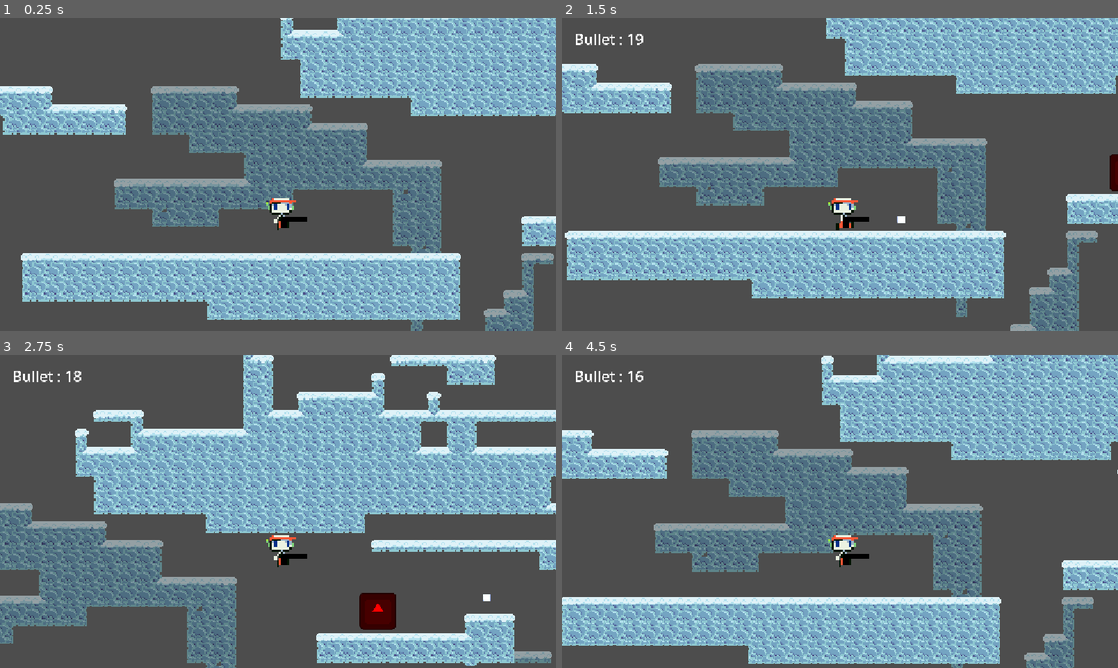
Above: before the commit, frames 1-4 (two rows, left to right).
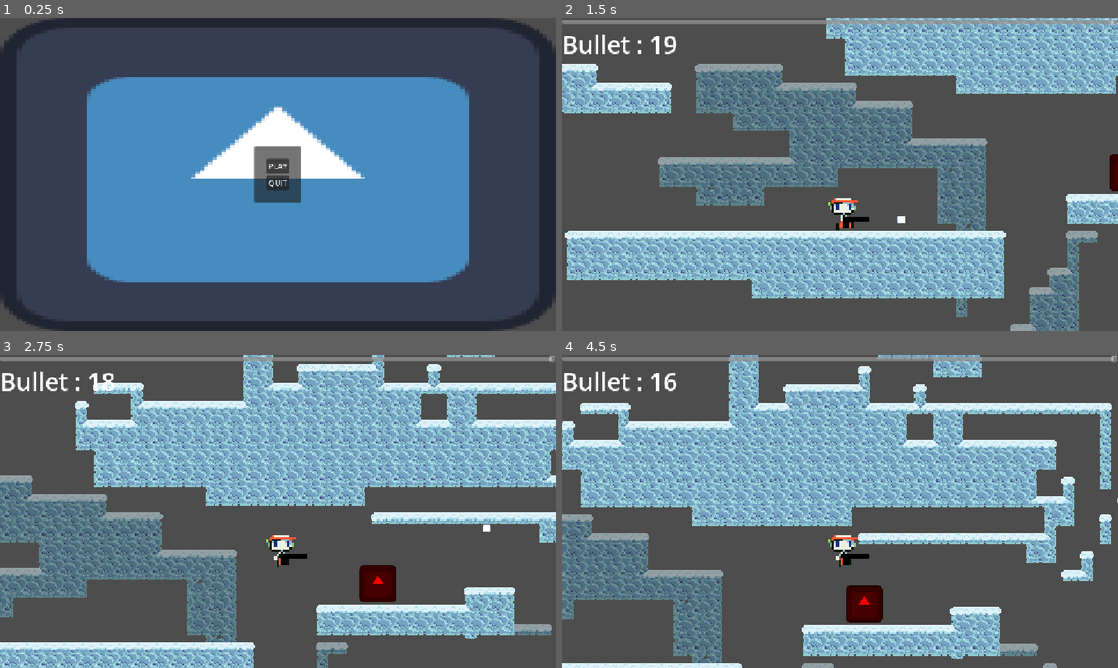
Above: after the commit, the same moments.

Repository: GCC-EnseirbMatmeca/Projet-Format-26-27
Game: Godot game, scene res://game.tscn
The game is run twice, just before and just after one commit, with the same random seed, the same clock (stepped at 60 frames per second) and the same inputs. Before the commit the project starts from res://main.tscn. The engine's default icon, where the game draws it, is replaced by a stand-in: a white triangle on a blue panel in a dark square.
Inputs (mouse positions are in pixels of both pictures, inside the frame that each line leads up to):
- Up to frame 1 (0.25 s): no input
- Up to frame 2 (1.5 s): click (840, 165) at 0.5 s, where only the run after the commit has a clickable "PLAY"; hold Right (move_right) from 1.28 s (still down); tap E (shoot) at 1.35 s
- Up to frame 3 (2.75 s): keep holding Right (move_right); tap Space (jump) at 1.52, 2.27 s; tap Shift (dash) at 2.1 s; tap E (shoot) at 2.3 s
- Up to frame 4 (4.5 s): release Right (move_right) at 2.78 s; hold Left (move_left) 2.78-3.53 s; tap E (shoot) at 2.85, 3.6 s; hold Right (move_right) from 3.53 s (still down); tap Space (jump) at 3.77 s; tap Shift (dash) at 4.35 s

The runs differ from the first frame. In frame 1, 76% of the frame differs, in the area x 0-100%, y 0-100%; in frame 2, 1.9%; in frame 3, 59%; in frame 4, 70%.

Commit message:
forma ui

Diff:
--- /dev/null
+++ b/GameUI.tscn
@@ -0,0 +1,24 @@
+[gd_scene format=3 uid="uid://dxm1n7hjbuhlb"]
+
+[ext_resource type="PackedScene" uid="uid://odt3ndyrhnnr" path="res://num_bullet.tscn" id="1_4itvn"]
+[ext_resource type="Script" uid="uid://bb6lcm0px17vg" path="res://h_slider.gd" id="1_qate7"]
+
+[node name="VBoxContainer" type="VBoxContainer" unique_id=2056594289]
+anchors_preset = 15
+anchor_right = 1.0
+anchor_bottom = 1.0
+grow_horizontal = 2
+grow_vertical = 2
+size_flags_horizontal = 3
+size_flags_vertical = 3
+
+[node name="HSlider" type="HSlider" parent="." unique_id=224214494]
+layout_mode = 2
+value = 100.0
+editable = false
+scrollable = false
+script = ExtResource("1_qate7")
+
+[node name="NumBullet" parent="." unique_id=1209858454 instance=ExtResource("1_4itvn")]
+layout_mode = 2
+text = "Bullets"
--- a/SignalBus.gd
+++ b/SignalBus.gd
@@ -2,3 +2,6 @@
 
 @warning_ignore("unused_signal")
 signal shoot_bullet(num : int)
+
+@warning_ignore("unused_signal")
+signal update_hp(num : int)
--- a/death_zone.gd
+++ b/death_zone.gd
@@ -1,7 +1,9 @@
 extends Area2D
 
+@export var degat : int = 20
 
 func _on_body_entered(body: Node2D) -> void:
 	if body is Player:
-		body.respawn()
+		body.take_damage(degat)
+		#body.respawn()
 	pass # Replace with function body.
--- /dev/null
+++ b/game.gd
@@ -0,0 +1,9 @@
+extends Node
+
+@export var level : PackedScene
+
+
+func _on_control_game_start() -> void:
+	var lvl = level.instantiate()
+	add_child(lvl)
+	pass # Replace with function body.
--- /dev/null
+++ b/game.tscn
@@ -0,0 +1,13 @@
+[gd_scene format=3 uid="uid://c5vb4giefpc1b"]
+
+[ext_resource type="PackedScene" uid="uid://dxfeywupmf3qv" path="res://main_menu.tscn" id="1_80nbo"]
+[ext_resource type="Script" uid="uid://nh0lsese08n1" path="res://game.gd" id="1_e2o6t"]
+[ext_resource type="PackedScene" uid="uid://d1ue0ft8pxlyc" path="res://main.tscn" id="2_feb5d"]
+
+[node name="Node" type="Node" unique_id=1056193675]
+script = ExtResource("1_e2o6t")
+level = ExtResource("2_feb5d")
+
+[node name="Control" parent="." unique_id=503771803 instance=ExtResource("1_80nbo")]
+
+[connection signal="game_start" from="Control" to="." method="_on_control_game_start"]
--- /dev/null
+++ b/h_slider.gd
@@ -0,0 +1,14 @@
+extends HSlider
+
+
+# Called when the node enters the scene tree for the first time.
+func _ready() -> void:
+	SignalBus.update_hp.connect(update_value)
+	pass # Replace with function body.
+
+func update_value(val : int):
+	value = val
+
+# Called every frame. 'delta' is the elapsed time since the previous frame.
+func _process(delta: float) -> void:
+	pass
--- a/main.tscn
+++ b/main.tscn
@@ -4,7 +4,7 @@
 [ext_resource type="PackedScene" uid="uid://bjpawybggx77m" path="res://death_zone.tscn" id="3_h2yge"]
 [ext_resource type="PackedScene" uid="uid://r80e0jcuvchi" path="res://ennemie.tscn" id="4_1bvp3"]
 [ext_resource type="TileSet" uid="uid://dku4opy4cs1c6" path="res://tile_set_glace.tres" id="4_lquwl"]
-[ext_resource type="PackedScene" uid="uid://odt3ndyrhnnr" path="res://num_bullet.tscn" id="5_lquwl"]
+[ext_resource type="PackedScene" uid="uid://dxm1n7hjbuhlb" path="res://GameUI.tscn" id="5_lquwl"]
 
 [sub_resource type="RectangleShape2D" id="RectangleShape2D_otpid"]
 size = Vector2(7471, 365)
@@ -27,14 +27,9 @@
 position = Vector2(-10, -139)
 zoom = Vector2(0.6, 0.6)
 
-[node name="NumBullet" parent="Node2D/Player" unique_id=1209858454 instance=ExtResource("5_lquwl")]
-offset_left = -927.0
-offset_top = -641.0
-offset_right = -887.0
-offset_bottom = -572.0
-
 [node name="DeathZone" parent="Node2D" unique_id=111591004 instance=ExtResource("3_h2yge")]
 position = Vector2(8, 615)
+degat = 500
 
 [node name="CollisionShape2D" type="CollisionShape2D" parent="Node2D/DeathZone" unique_id=397474500]
 position = Vector2(-2.5, -39)
@@ -53,3 +48,7 @@
 scale = Vector2(4, 4)
 tile_map_data = PackedByteArray("AAAAAAEAAAABAAAAAAD6/wEAAAABAAAAAAD7/wEAAAABAAAAAAD8/wEAAAABAAAAAAD9/wEAAAABAAAAAAD+/w …(7648 unchanged characters)…
 tile_set = ExtResource("4_lquwl")
+
+[node name="CanvasLayer" type="CanvasLayer" parent="." unique_id=554500307]
+
+[node name="VBoxContainer" parent="CanvasLayer" unique_id=2056594289 instance=ExtResource("5_lquwl")]
--- /dev/null
+++ b/main_menu.gd
@@ -0,0 +1,12 @@
+extends Control
+
+signal game_start
+
+func _on_btn_play_pressed() -> void:
+	game_start.emit()
+	queue_free()
+
+
+
+func _on_btn_quit_pressed() -> void:
+	get_tree().quit()
--- /dev/null
+++ b/main_menu.tscn
@@ -0,0 +1,54 @@
+[gd_scene format=3 uid="uid://dxfeywupmf3qv"]
+
+[ext_resource type="Script" uid="uid://20fxnfedunui" path="res://main_menu.gd" id="1_7vrkn"]
+[ext_resource type="Texture2D" uid="uid://dlfgkpkn01wgd" path="res://icon.svg" id="2_fu7sn"]
+
+[node name="Control" type="Control" unique_id=503771803]
+layout_mode = 3
+anchors_preset = 15
+anchor_right = 1.0
+anchor_bottom = 1.0
+grow_horizontal = 2
+grow_vertical = 2
+script = ExtResource("1_7vrkn")
+
+[node name="TextureRect" type="TextureRect" parent="." unique_id=969489929]
+layout_mode = 1
+anchors_preset = 15
+anchor_right = 1.0
+anchor_bottom = 1.0
+grow_horizontal = 2
+grow_vertical = 2
+texture = ExtResource("2_fu7sn")
+
+[node name="CenterContainer" type="CenterContainer" parent="." unique_id=1476307791]
+layout_mode = 1
+anchors_preset = 15
+anchor_right = 1.0
+anchor_bottom = 1.0
+grow_horizontal = 2
+grow_vertical = 2
+
+[node name="PanelContainer" type="PanelContainer" parent="CenterContainer" unique_id=453278517]
+layout_mode = 2
+
+[node name="MarginContainer" type="MarginContainer" parent="CenterContainer/PanelContainer" unique_id=916043814]
+layout_mode = 2
+theme_override_constants/margin_left = 25
+theme_override_constants/margin_top = 25
+theme_override_constants/margin_right = 25
+theme_override_constants/margin_bottom = 25
+
+[node name="VBoxContainer" type="VBoxContainer" parent="CenterContainer/PanelContainer/MarginContainer" unique_id=1973276481]
+layout_mode = 2
+
+[node name="BtnPlay" type="Button" parent="CenterContainer/PanelContainer/MarginContainer/VBoxContainer" unique_id=1149559172]
+layout_mode = 2
+text = "PLAY"
+
+[node name="BtnQuit" type="Button" parent="CenterContainer/PanelContainer/MarginContainer/VBoxContainer" unique_id=722332588]
+layout_mode = 2
+text = "QUIT"
+
+[connection signal="pressed" from="CenterContainer/PanelContainer/MarginContainer/VBoxContainer/BtnPlay" to="." method="_on_btn_play_pressed"]
+[connection signal="pressed" from="CenterContainer/PanelContainer/MarginContainer/VBoxContainer/BtnQuit" to="." method="_on_btn_quit_pressed"]
--- a/node_2d.gd
+++ b/node_2d.gd
@@ -2,7 +2,7 @@
 class_name Player
 
 const SPEED = 300.0
-const JUMP_VELOCITY = -600.0
+const JUMP_VELOCITY = -800.0
 const DASH_SPEED = 3000
 
 var jump_counter = 1
@@ -12,6 +12,8 @@
 
 @export var animation : AnimatedSprite2D
 
+var max_hp : int = 100
+var hp : int = 100
 
 func _ready() -> void:
 	respawn_pos = position
@@ -64,5 +66,13 @@
 
 	move_and_slide()
 
+func take_damage(dmg : int):
+	hp -= dmg
+	SignalBus.update_hp.emit(hp)
+	if hp <= 0:
+		respawn()
+
 func respawn():
 	position = respawn_pos
+	hp = max_hp
+	SignalBus.update_hp.emit(hp)
--- a/num_bullet.gd
+++ b/num_bullet.gd
@@ -4,6 +4,7 @@
 # Called when the node enters the scene tree for the first time.
 func _ready() -> void:
 	SignalBus.shoot_bullet.connect(update_text)
+	print("label")
 	pass # Replace with function body.
 
 
--- a/pistol.gd
+++ b/pistol.gd
@@ -4,12 +4,12 @@
 
 # Called when the node enters the scene tree for the first time.
 func _ready() -> void:
-	SignalBus.shoot_bullet.emit(number_bullet)
 	pass # Replace with function body.
 
 
 # Called every frame. 'delta' is the elapsed time since the previous frame.
 func _process(delta: float) -> void:
+	SignalBus.shoot_bullet.emit(number_bullet)
 	var bullet_scene : PackedScene = load("res://bullet.tscn")
 	if Input.is_action_just_pressed("shoot") and number_bullet > 0:
 		var bullet = bullet_scene.instantiate()
@@ -17,4 +17,3 @@
 		bullet.position = global_position
 		bullet.velocity.x *= scale.x
 		number_bullet -= 1
-		SignalBus.shoot_bullet.emit(number_bullet)
--- a/project.godot
+++ b/project.godot
@@ -11,7 +11,7 @@
 [application]
 
 config/name="Forma 1"
-run/main_scene="res://main.tscn"
+run/main_scene="uid://c5vb4giefpc1b"
 config/features=PackedStringArray("4.7", "Forward Plus")
 config/icon="res://icon.svg"
 
Not shown, added: game.gd.uid
Not shown, added: h_slider.gd.uid
Not shown, added: main_menu.gd.uid
